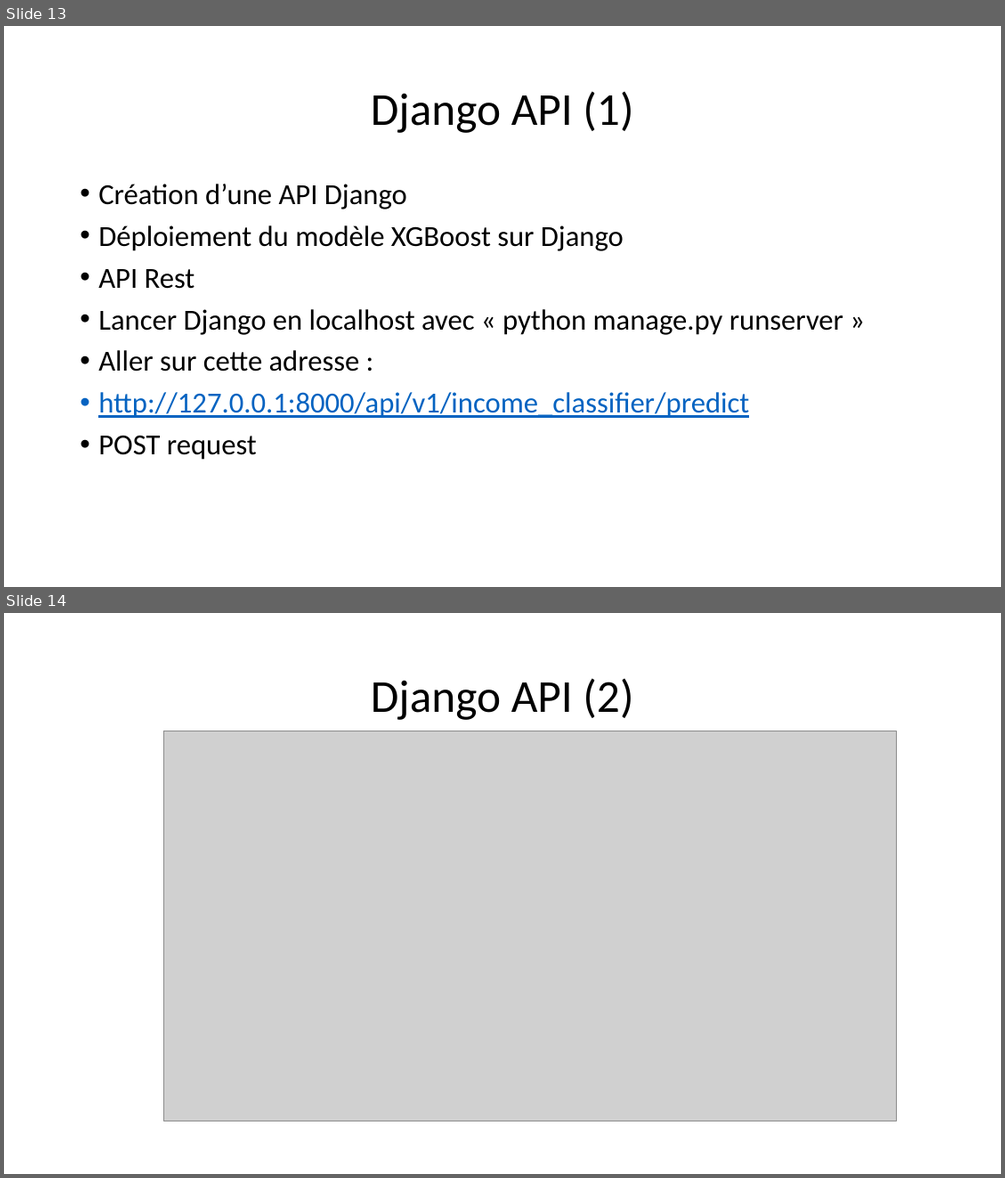
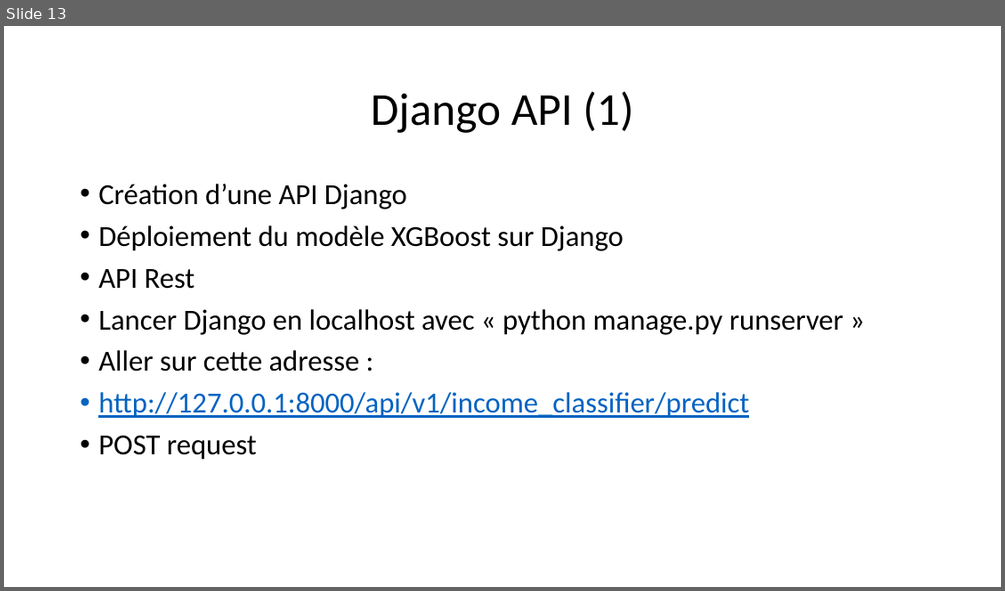
Before and after one commit to dracoeau/projet_python_ppgdalia, a slide deck: Presentation_Projet.pptx. Shown one above the other, each under a label of ours: slides 13 and 14 before the commit, slide 13 after it. The pictures are 1005x1178 and 1005x591 pixels, drawn with LibreOffice and Linux fonts; fonts in the diff are those of the drawing; grey boxes stand for pictures. Boxes give left, top, right and bottom in pixels: in the first picture for what was removed or moved away, otherwise in the second. Text is boxed around its words. In the diff, an @@ line names an element or a change of style, - is before the commit and + after.

```diff
--- a/Presentation_Projet.pptx
+++ b/Presentation_Projet.pptx
@@ slide 14 removed at (4, 613, 1001, 1174), background #FFFFFF @@
@@ title removed at (371, 678, 633, 720) @@
-Django API (2)
@@ picture removed at (164, 731, 896, 1121) @@
```
Also in this commit, not shown: 1 slide changed, 13 other files.
